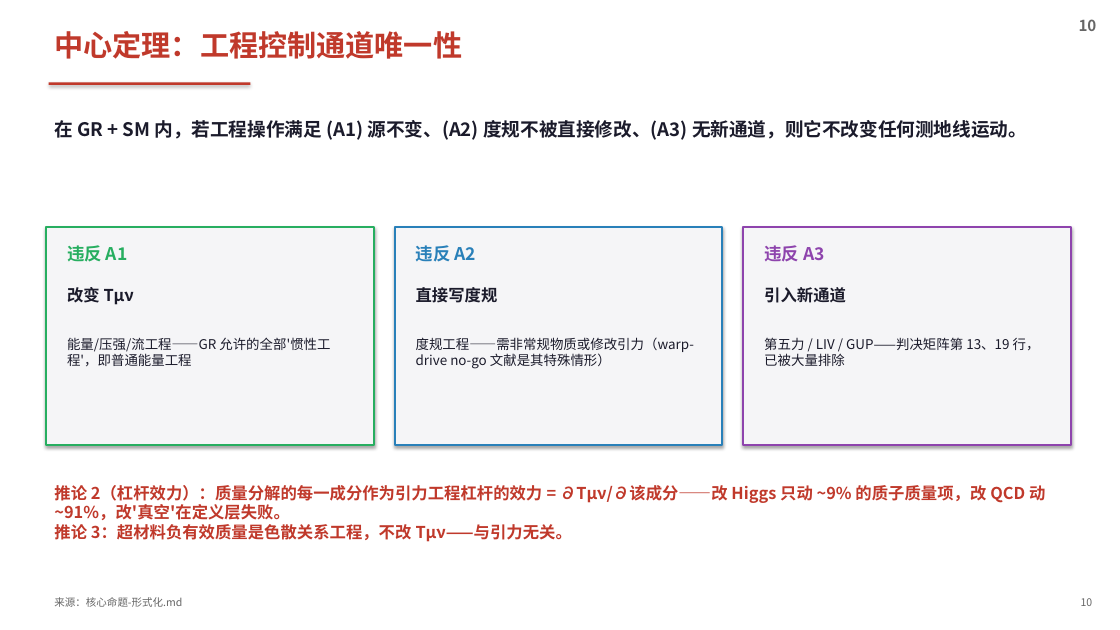
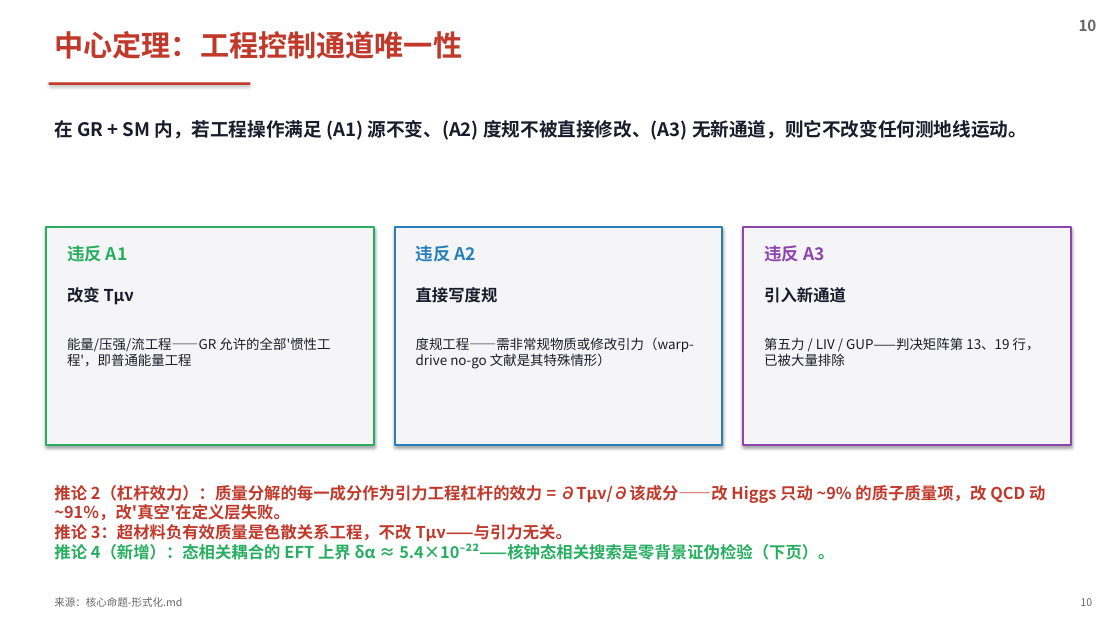
Before and after one commit to everest-an/Antigravity, a slide deck: slide 10 of ppt/从特斯拉到时空工程-汇报.pptx. Drawn at 1120x630 pixels with LibreOffice and Linux fonts; fonts in the diff are those of the drawing. Boxes give left, top, right and bottom in pixels: in the first picture for what was removed or moved away, otherwise in the second. Text is boxed around its words. In the diff, an @@ line names an element or a change of style, - is before the commit and + after.

```diff
--- a/ppt/从特斯拉到时空工程-汇报.pptx
+++ b/ppt/从特斯拉到时空工程-汇报.pptx
@@ text at (54, 541, 834, 560): paragraph added @@
+推论 4（新增）：态相关耦合的 EFT 上界 δα ≈ 5.4×10⁻²²——核钟态相关搜索是零背景证伪检验（下页）。
```
Also in this commit, not shown: 6 other slides changed, 3 slides added, 30 other files.
